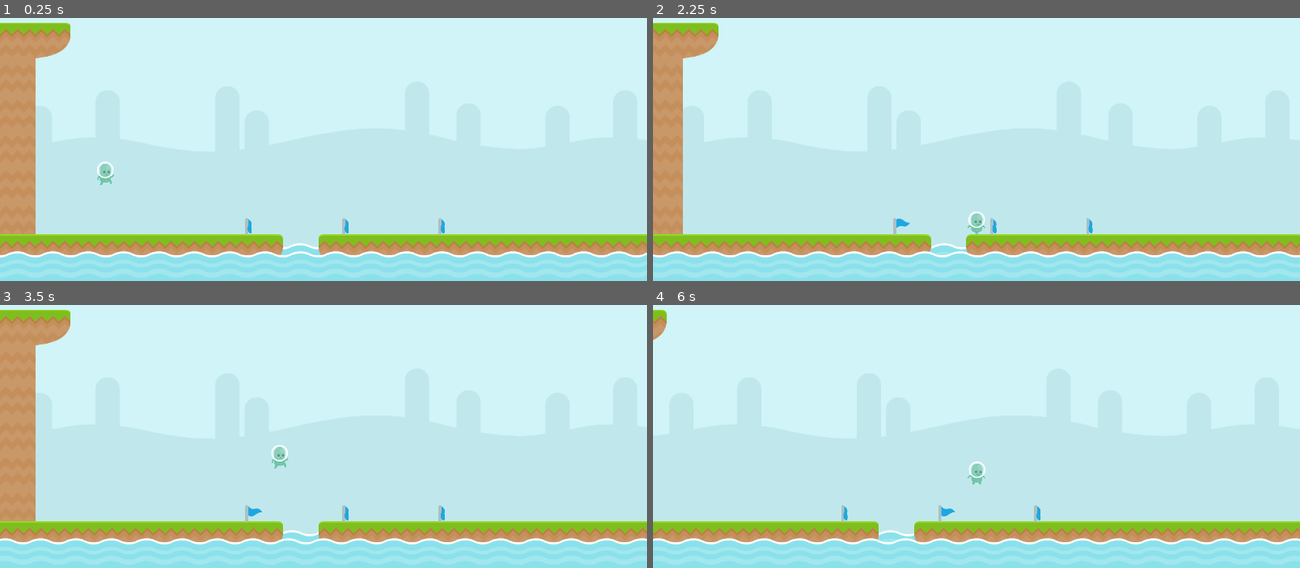
Above: before the commit, frames 1-4 (two rows, left to right).
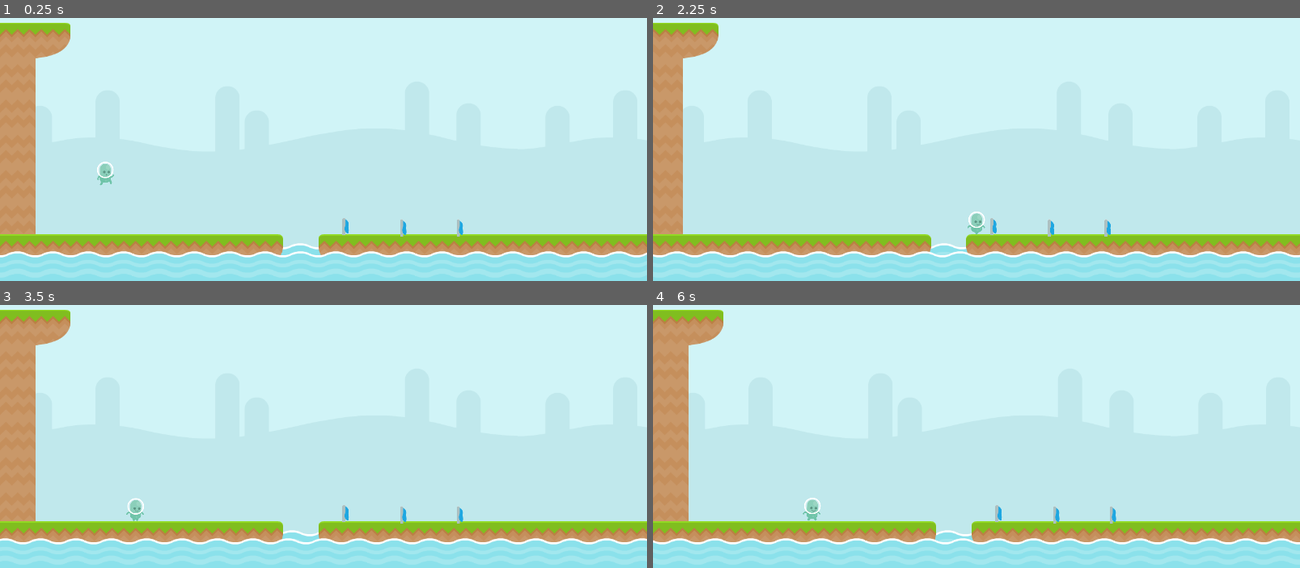
Above: after the commit, the same moments.

Repository: RafaelForbeck/the-way
Game: Godot game, scene res://scenes/phase.tscn
Two runs of this game, one before a commit and one after it. Both use one fixed random seed, a clock stepped at 60 frames per second and the inputs below.
Inputs:
- Up to frame 1 (0.25 s): no input
- Up to frame 2 (2.25 s): tap Enter (jump) at 0.5, 0.77, 1.52 s; hold S (duck) 0.53-1.28 s; hold Right (move_right) 0.53-2.03 s; tap S (duck) at 1.35 s; hold Left (move_left) from 2.03 s (still down); hold S (duck) from 2.03 s (still down)
- Up to frame 3 (3.5 s): release Left (move_left) at 2.78 s; release S (duck) at 2.78 s; hold Right (move_right) from 2.78 s (still down); tap S (duck) at 2.85 s; tap Enter (jump) at 3.02 s
- Up to frame 4 (6 s): hold S (duck) 3.53-4.28 s; tap Enter (jump) at 3.77, 4.52 s; release Right (move_right) at 4.28 s; hold Left (move_left) 4.28-5.03 s; tap S (duck) at 4.35, 5.85 s; hold Right (move_right) 5.03-5.78 s; hold S (duck) 5.03-5.78 s; hold Left (move_left) from 5.78 s (still down)

The runs differ from the first frame. In frame 1, 0.2% of the frame differs, in the area x 37-72%, y 76-84%; in frame 2, 0.2%; in frame 3, 0.5%; in frame 4, 8.7%, in the area x 0-100%, y 1-92%.

Commit message:
refactor: remove unused script

Diff:
--- a/scenes/phase.tscn
+++ b/scenes/phase.tscn
@@ -1,9 +1,7 @@
-[gd_scene load_steps=16 format=4 uid="uid://b7jrexi7jbhxl"]
+[gd_scene load_steps=15 format=4 uid="uid://b7jrexi7jbhxl"]
 
 [ext_resource type="Texture2D" uid="uid://vb38jcwb76ch" path="res://sprites/bg_grasslands.png" id="1_44mud"]
-[ext_resource type="Script" path="res://scripts/game.gd" id="1_h5xau"]
 [ext_resource type="Texture2D" uid="uid://ivms13rjeykx" path="res://sprites/tiles_spritesheet.png" id="2_6n70k"]
-[ext_resource type="Script" path="res://scripts/water.gd" id="3_kaqn4"]
 [ext_resource type="PackedScene" uid="uid://5rgmrnka8y3c" path="res://entities/player.tscn" id="3_nqrv7"]
 [ext_resource type="PackedScene" uid="uid://nb2pk5clhgbv" path="res://entities/checkpoint.tscn" id="6_r62uk"]
 [ext_resource type="PackedScene" uid="uid://dhcixktg8fsa1" path="res://entities/enemy.tscn" id="7_3eilj"]
@@ -80,6 +78,10 @@
 [sub_resource type="TileSet" id="TileSet_78qt4"]
 tile_size = Vector2i(70, 70)
 sources/0 = SubResource("TileSetAtlasSource_3q58e")
+
+[sub_resource type="GDScript" id="GDScript_b5kbd"]
+script/source = "extends TileMapLayer
+"
 
 [sub_resource type="RectangleShape2D" id="RectangleShape2D_48yma"]
 size = Vector2(5464, 128)
@@ -262,7 +264,6 @@
 sources/0 = SubResource("TileSetAtlasSource_dor0i")
 
 [node name="Phase" type="Node2D"]
-script = ExtResource("1_h5xau")
 
 [node name="ParallaxBackground" type="ParallaxBackground" parent="."]
 offset = Vector2(0, 50)
@@ -301,7 +302,7 @@
 tile_map_data = PackedByteArray("AAAHAAYAAAAGAAgAAAAIAAYAAAAGAAgAAAAJAAYAAAAGAAgAAAAKAAYAAAAGAAgAAAAHAAcAAAAHAAMAAAAIAA …(6160 unchanged characters)…
 tile_set = SubResource("TileSet_78qt4")
 rendering_quadrant_size = 70
-script = ExtResource("3_kaqn4")
+script = SubResource("GDScript_b5kbd")
 
 [node name="DeathZone" type="Area2D" parent="Water"]
 position = Vector2(2736, 528)
@@ -324,10 +325,10 @@
 position = Vector2(694, 405)
 
 [node name="Checkpoint2" parent="Checkpoints" groups=["checkpoints"] instance=ExtResource("6_r62uk")]
-position = Vector2(502, 405)
+position = Vector2(808, 408)
 
 [node name="Checkpoint3" parent="Checkpoints" groups=["checkpoints"] instance=ExtResource("6_r62uk")]
-position = Vector2(884, 405)
+position = Vector2(920, 408)
 
 [node name="Player" parent="." instance=ExtResource("3_nqrv7")]
 position = Vector2(208, 384)
--- a/scripts/checkpoint.gd
+++ b/scripts/checkpoint.gd
@@ -2,7 +2,7 @@
 
 @onready var anim := $AnimatedSprite2D
 
-func _on_body_entered(body: Node2D) -> void:
+func _on_body_entered(_body: Node2D) -> void:
 	get_tree().call_group("checkpoints", "off")
 	anim.play("on")
 	GameManager.update_respawn_point(position)
--- a/scripts/water.gd
+++ /dev/null
@@ -1,11 +0,0 @@
-extends TileMapLayer
-
-
-# Called when the node enters the scene tree for the first time.
-func _ready() -> void:
-	pass # Replace with function body.
-
-
-# Called every frame. 'delta' is the elapsed time since the previous frame.
-func _process(delta: float) -> void:
-	pass
